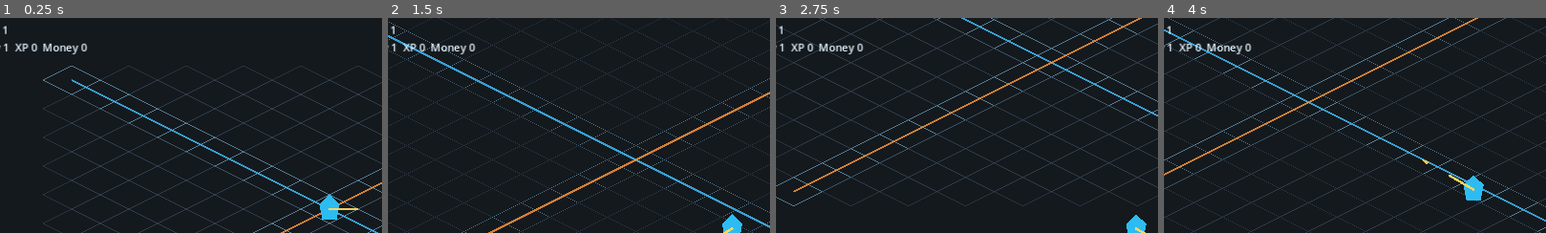
Above: before the commit, frames 1-4 (left to right).
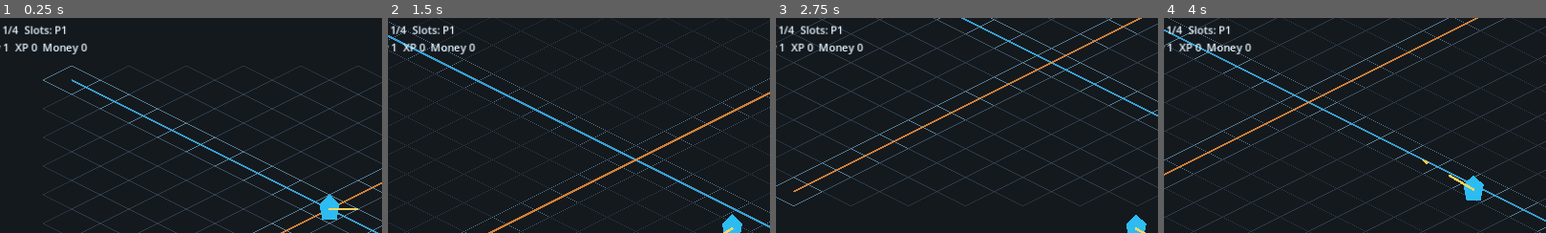
Above: after the commit, the same moments.

Repository: Phos69/GameProject
Game: Godot game, scene res://game/main/main.tscn
The game is run twice, just before and just after one commit, with the same random seed, the same clock (stepped at 60 frames per second) and the same inputs.
Inputs:
- Up to frame 1 (0.25 s): no input
- Up to frame 2 (1.5 s): tap Enter at 0.5 s; hold D 0.53-1.28 s; tap Space at 0.77 s; hold S from 1.28 s (still down)
- Up to frame 3 (2.75 s): tap Space at 1.52 s; release S at 2.03 s; hold D from 2.03 s (still down)
- Up to frame 4 (4 s): release D at 2.78 s; hold W 2.78-3.53 s; tap Space at 3.02, 3.77 s; hold A from 3.53 s (still down)
The pictures show only the part of the screen within x 7-57%, y 6-56%; the shares and areas given below are measured in that part.

The runs differ from the first frame. In frame 1, 0.3% of the frame differs, in the area x 2-18%, y 3-8%; in frame 2, 0.3%; in frame 3, 0.3%; in frame 4, 0.3%.

Commit message:
feat: complete local multiplayer milestone

Diff:
--- a/game/multiplayer/local_multiplayer_manager.gd
+++ b/game/multiplayer/local_multiplayer_manager.gd
@@ -2,17 +2,38 @@
 class_name LocalMultiplayerManager
 
 signal active_slots_changed(active_slots: Array[int])
+signal slot_activated(player_slot: int)
+signal slot_deactivated(player_slot: int)
 
 @export var max_players: int = 4
+@export var join_button: int = JOY_BUTTON_START
+@export var leave_button: int = JOY_BUTTON_BACK
 
 var active_slots: Array[int] = [1]
 
+const DEBUG_SLOT_KEYS := {
+	KEY_F2: 2,
+	KEY_F3: 3,
+	KEY_F4: 4
+}
+
+func _enter_tree() -> void:
+	add_to_group("local_multiplayer_manager")
+
 func _ready() -> void:
-	add_to_group("local_multiplayer_manager")
 	active_slots_changed.emit(active_slots)
 
+func _unhandled_input(event: InputEvent) -> void:
+	if event is InputEventJoypadButton:
+		_handle_joypad_button(event as InputEventJoypadButton)
+	elif event is InputEventKey:
+		_handle_keyboard_debug(event as InputEventKey)
+
 func get_active_slots() -> Array[int]:
-	return active_slots.duplicate()
+	var result: Array[int] = []
+	for player_slot in active_slots:
+		result.append(player_slot)
+	return result
 
 func activate_slot(player_slot: int) -> void:
 	if player_slot < 1 or player_slot > max_players:
@@ -21,6 +42,7 @@
 		return
 	active_slots.append(player_slot)
 	active_slots.sort()
+	slot_activated.emit(player_slot)
 	active_slots_changed.emit(active_slots)
 
 func deactivate_slot(player_slot: int) -> void:
@@ -28,4 +50,33 @@
 		return
 	if active_slots.has(player_slot):
 		active_slots.erase(player_slot)
+		slot_deactivated.emit(player_slot)
 		active_slots_changed.emit(active_slots)
+
+func _handle_joypad_button(event: InputEventJoypadButton) -> void:
+	if not event.pressed:
+		return
+
+	var player_slot := event.device + 1
+	if player_slot < 1 or player_slot > max_players:
+		return
+
+	if event.button_index == join_button:
+		activate_slot(player_slot)
+		get_viewport().set_input_as_handled()
+	elif event.button_index == leave_button:
+		deactivate_slot(player_slot)
+		get_viewport().set_input_as_handled()
+
+func _handle_keyboard_debug(event: InputEventKey) -> void:
+	if not event.pressed or event.echo:
+		return
+	if not DEBUG_SLOT_KEYS.has(event.keycode):
+		return
+
+	var player_slot := int(DEBUG_SLOT_KEYS[event.keycode])
+	if active_slots.has(player_slot):
+		deactivate_slot(player_slot)
+	else:
+		activate_slot(player_slot)
+	get_viewport().set_input_as_handled()
--- a/game/player/player_controller.gd
+++ b/game/player/player_controller.gd
@@ -7,7 +7,14 @@
 @export var friction: float = 1900.0
 @export var iso_y_scale: float = 0.58
 @export var aim_line_length: float = 46.0
+@export var slot_colors: Array[Color] = [
+	Color(0.18, 0.74, 0.95, 1.0),
+	Color(0.95, 0.42, 0.34, 1.0),
+	Color(0.52, 0.86, 0.32, 1.0),
+	Color(0.94, 0.78, 0.28, 1.0)
+]
 
+@onready var visual := $Visual as Polygon2D
 @onready var aim_line := $AimLine as Line2D
 @onready var weapon_system = $WeaponSystem
 
@@ -17,6 +24,7 @@
 func _ready() -> void:
 	add_to_group("players")
 	input_manager = get_tree().get_first_node_in_group("input_manager")
+	_apply_slot_color()
 	_update_aim_line()
 
 func _physics_process(delta: float) -> void:
@@ -58,6 +66,12 @@
 		return
 	aim_line.points = PackedVector2Array([Vector2.ZERO, facing_direction * aim_line_length])
 
+func _apply_slot_color() -> void:
+	if visual == null or slot_colors.is_empty():
+		return
+	var index := clampi(player_slot - 1, 0, slot_colors.size() - 1)
+	visual.color = slot_colors[index]
+
 func _handle_fire() -> void:
 	if weapon_system == null:
 		return
--- a/game/player/player_manager.gd
+++ b/game/player/player_manager.gd
@@ -2,6 +2,7 @@
 class_name PlayerManager
 
 signal player_spawned(player_slot: int, player: Node)
+signal player_despawned(player_slot: int, player: Node)
 
 @export var player_scene: PackedScene = preload("res://game/player/player.tscn")
 @export var player_container_path: NodePath = NodePath("../World/Players")
@@ -19,16 +20,27 @@
 	call_deferred("spawn_initial_players")
 
 func spawn_initial_players() -> void:
-	if not players.is_empty():
-		return
-
 	var slots: Array = [1]
 	var local_multiplayer = get_tree().get_first_node_in_group("local_multiplayer_manager")
 	if local_multiplayer != null and local_multiplayer.has_method("get_active_slots"):
 		slots = local_multiplayer.get_active_slots()
+		_connect_local_multiplayer(local_multiplayer)
 
-	for player_slot in slots:
-		spawn_player(player_slot)
+	_sync_active_slots(slots)
+
+func _connect_local_multiplayer(local_multiplayer: Node) -> void:
+	var callback := Callable(self, "_sync_active_slots")
+	if not local_multiplayer.is_connected(&"active_slots_changed", callback):
+		local_multiplayer.connect(&"active_slots_changed", callback)
+
+func _sync_active_slots(active_slots: Array) -> void:
+	for player_slot in active_slots:
+		spawn_player(int(player_slot))
+
+	for player_slot in players.keys():
+		var slot := int(player_slot)
+		if not active_slots.has(slot):
+			despawn_player(slot)
 
 func spawn_player(player_slot: int) -> Node:
 	if players.has(player_slot):
@@ -49,6 +61,15 @@
 	player_spawned.emit(player_slot, player)
 	return player
 
+func despawn_player(player_slot: int) -> void:
+	if not players.has(player_slot):
+		return
+
+	var player: Node = players[player_slot]
+	players.erase(player_slot)
+	player_despawned.emit(player_slot, player)
+	player.queue_free()
+
 func get_players() -> Array[Node]:
 	var result: Array[Node] = []
 	for value in players.values():
--- a/game/ui/hud_manager.gd
+++ b/game/ui/hud_manager.gd
@@ -21,6 +21,7 @@
 		return
 
 	var players := get_tree().get_nodes_in_group("players")
+	var active_slots := _get_active_slots(players)
 	var progression = get_tree().get_first_node_in_group("progression_manager")
 	var level := 1
 	var experience := 0
@@ -30,9 +31,26 @@
 		experience = progression.experience
 		money = progression.money
 
-	status_label.text = "Prototype Arena\nPlayers: %d\nParty Lv %d  XP %d  Money %d" % [
-		players.size(),
+	status_label.text = "Prototype Arena\nPlayers: %d/4  Slots: %s\nParty Lv %d  XP %d  Money %d" % [
+		active_slots.size(),
+		_format_slots(active_slots),
 		level,
 		experience,
 		money
 	]
+
+func _get_active_slots(players: Array[Node]) -> Array:
+	var local_multiplayer = get_tree().get_first_node_in_group("local_multiplayer_manager")
+	if local_multiplayer != null and local_multiplayer.has_method("get_active_slots"):
+		return local_multiplayer.get_active_slots()
+
+	var slots: Array[int] = []
+	for player in players:
+		slots.append(int(player.get("player_slot")))
+	return slots
+
+func _format_slots(active_slots: Array) -> String:
+	var labels := PackedStringArray()
+	for player_slot in active_slots:
+		labels.append("P%d" % int(player_slot))
+	return " ".join(labels)
Not shown, changed: ARCHITECTURE.md
Not shown, changed: CHANGELOG.md
Not shown, changed: GAME_DESIGN.md
Not shown, changed: README.md
Not shown, changed: ROADMAP.md
Not shown, changed: TODO.md
Not shown, added: docs/milestones/milestone_2.md
Not shown, changed: docs/systems/input.md
Not shown, added: docs/systems/local_multiplayer.md
Not shown, changed: docs/testing/manual_checklist.md
